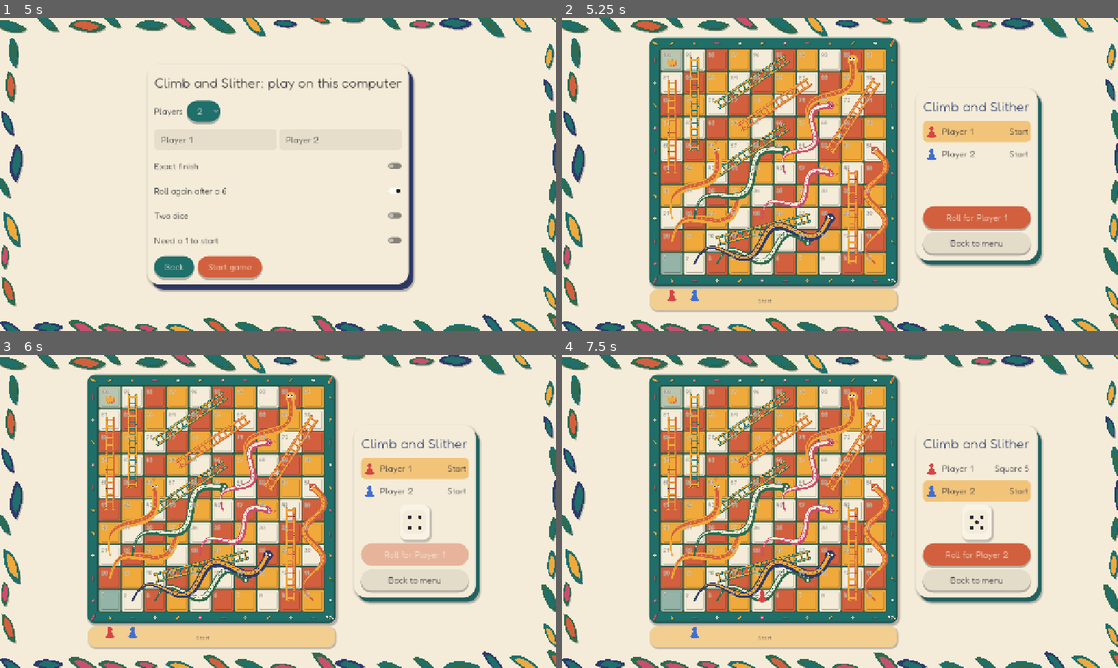
Above: before the commit, frames 1-4 (two rows, left to right).
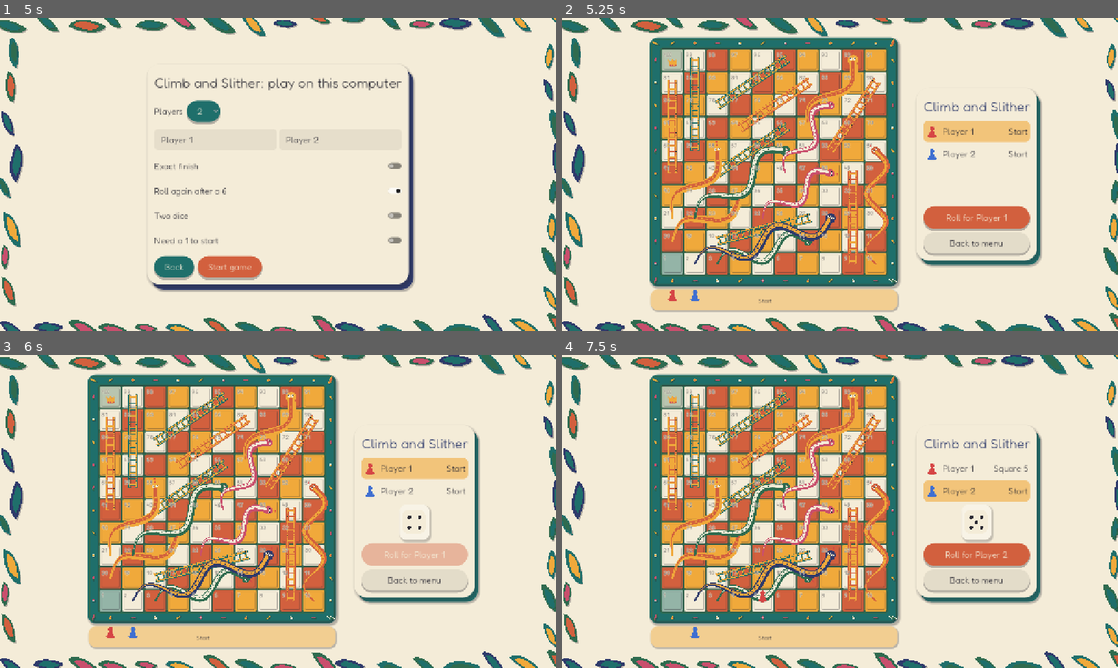
Above: after the commit, the same moments.

Repository: Khushi-v-git/openGaming
Game: Godot game, scene res://main/main.tscn
The game is run twice, just before and just after one commit, with the same random seed, the same clock (stepped at 60 frames per second) and the same inputs.
Inputs:
- Up to frame 1 (5 s): click "Play on this computer" at 0.5 s; click "Roll again after a 6" at 1.25 s; click "Roll again after a 6" at 2 s; click "Roll again after a 6" at 2.75 s; click "Need a 1 to start" at 3.5 s; click "Need a 1 to start" at 4.25 s
- Up to frame 2 (5.25 s): click "Start game" at 5 s
- Up to frame 3 (6 s): click "Roll for Player 1" at 5.75 s
- Up to frame 4 (7.5 s): click "Back to menu" at 6.5 s; click "Stay" at 7.25 s

Frame 1 is identical in both runs. In frame 2, 7.5% of the frame differs, in the area x 15-87%, y 6-93%; in frame 3, 7.4%; in frame 4, 7.6%.

Commit message:
Climb and Slither: restore side card minimum width to 250
Co-Authored-By: Claude Sonnet 5.5 <noreply@anthropic.com>

Diff:
--- a/games/climb_and_slither/ui/climb_game_screen.gd
+++ b/games/climb_and_slither/ui/climb_game_screen.gd
@@ -125,7 +125,7 @@
 	side_card = PaperCard.new()
 	side_card.back_color = Tokens.DEEP_TEAL
 	side_card.size_flags_vertical = Control.SIZE_SHRINK_CENTER
-	side_card.custom_minimum_size = Vector2(280, 0)
+	side_card.custom_minimum_size = Vector2(250, 0)
 	_row.add_child(side_card)
 	var column: VBoxContainer = VBoxContainer.new()
 	column.add_theme_constant_override("separation", Tokens.SPACE_S)
